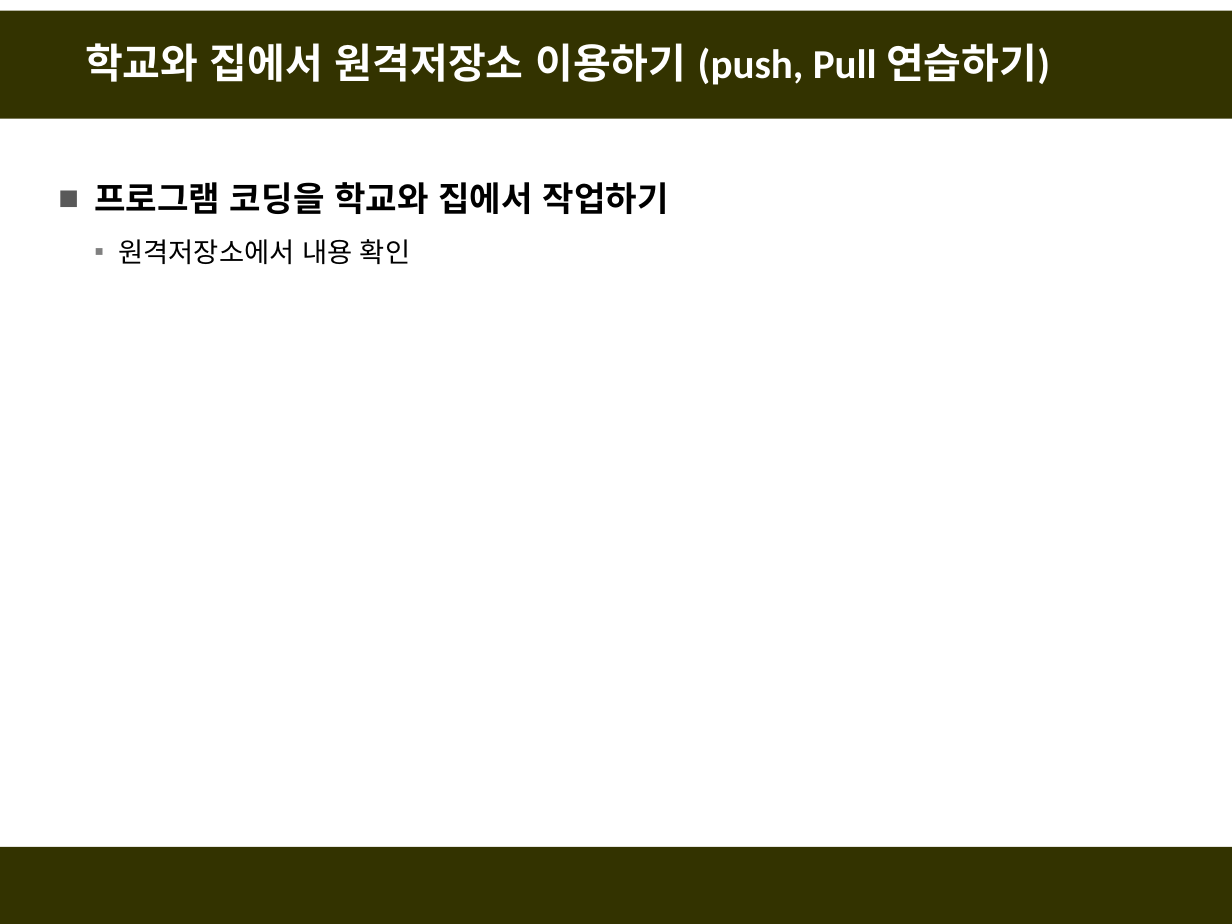
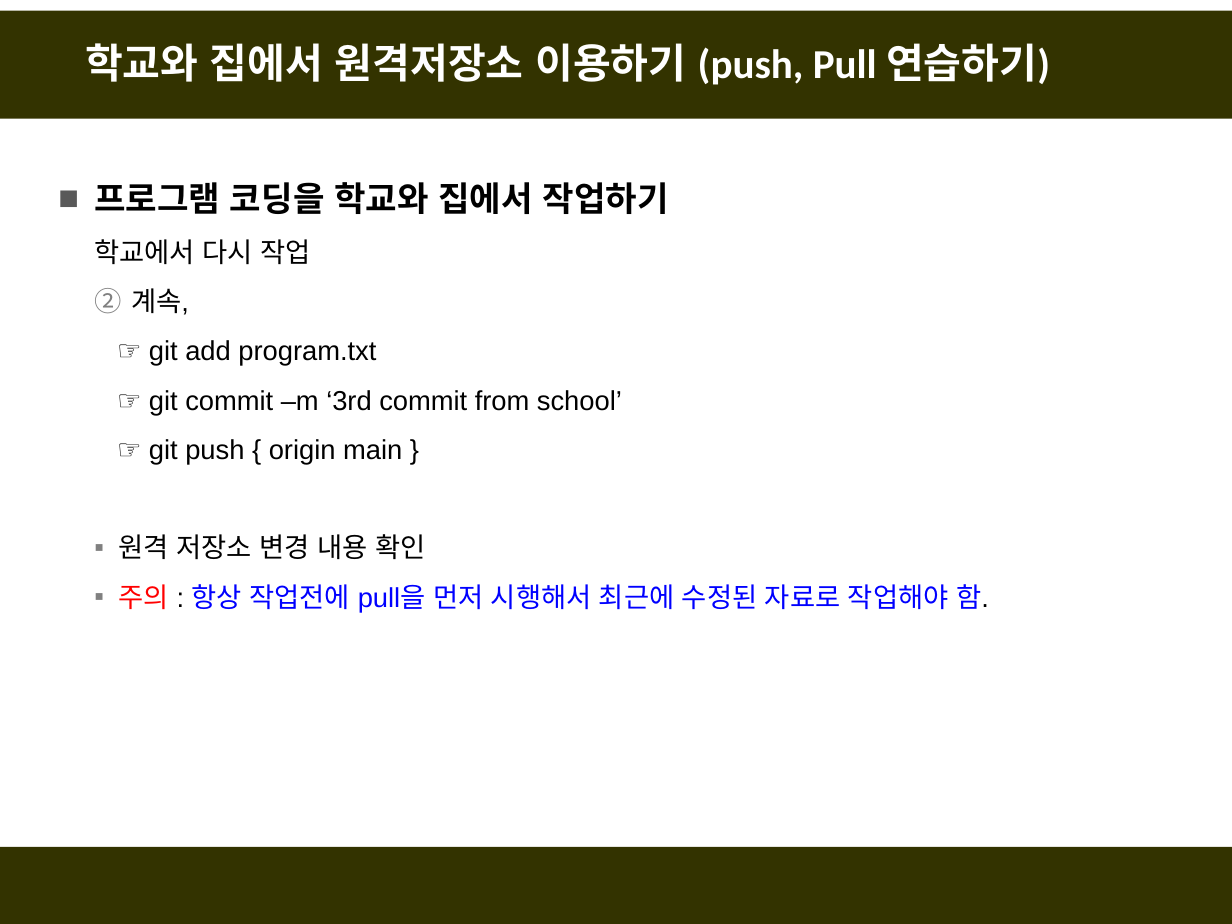
Before and after one commit to fasthill/github-lecture, a slide deck: slide 40 of git및github첫걸음2-원격저장소만들기.pptx (slide 38 before the commit). Drawn at 1232x924 pixels with LibreOffice and Linux fonts; fonts in the diff are those of the drawing. Boxes give left, top, right and bottom in pixels: in the first picture for what was removed or moved away, otherwise in the second. Text is boxed around its words. In the diff, an @@ line names an element or a change of style, - is before the commit and + after.

```diff
--- a/git및github첫걸음2-원격저장소만들기.pptx
+++ b/git및github첫걸음2-원격저장소만들기.pptx
@@ text at (94, 239, 989, 612): text changed @@
-  ▪ 원격저장소에서 내용 확인
+  학교에서 다시 작업
+  2. 계속,
+  ☞ git add program.txt
+  ☞ git commit –m ‘3rd commit from school’
+  ☞ git push { origin main }
+  ▪ 원격 저장소 변경 내용 확인
+  ▪ 주의 : 항상 작업전에 pull을 먼저 시행해서 최근에 수정된 자료로 작업해야 함.
```
Also in this commit, not shown: 2 other slides changed, 3 slides added, 1 slide removed.
